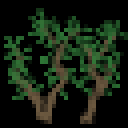
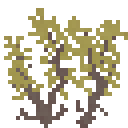
Layered file, before and after one edit (128 × 128). Changes by layer:
removed layer "bg #1" over [4, 8, 128, 100]
painted on "bg" over [4, 8, 128, 128]
removed layer "Background" over [0, 0, 128, 128]
